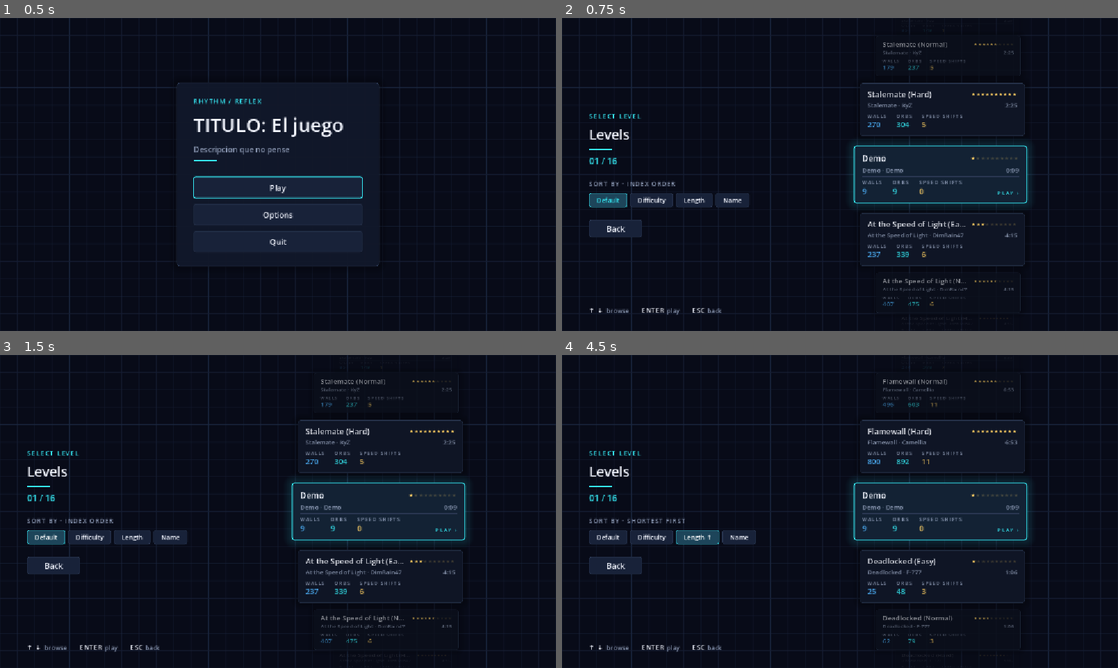
Above: before the commit, frames 1-4 (two rows, left to right).
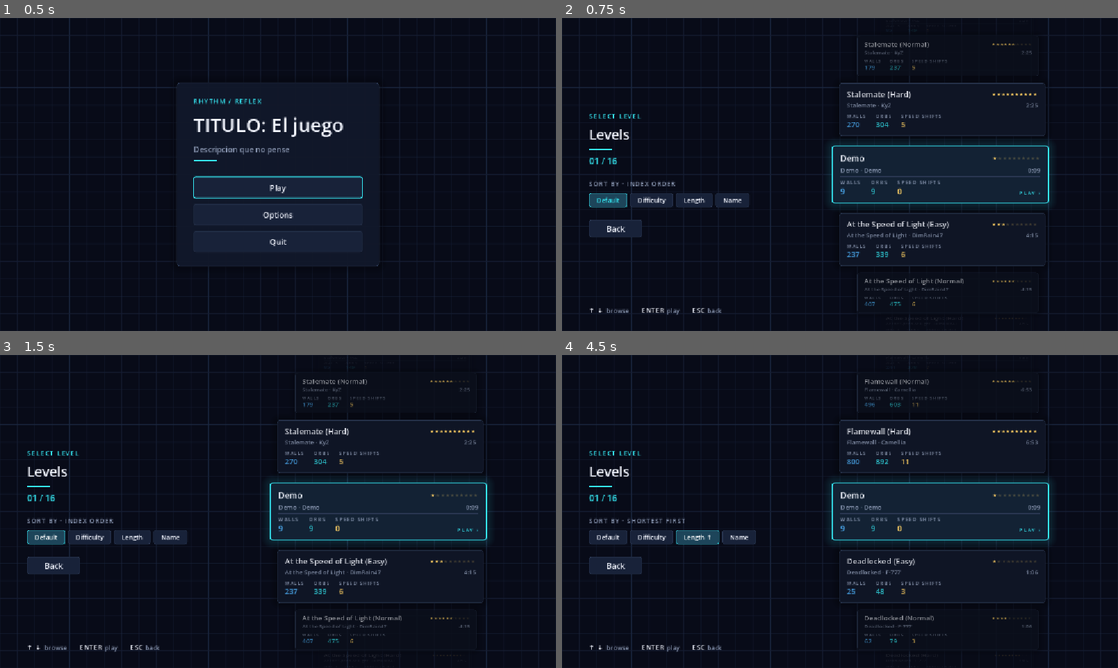
Above: after the commit, the same moments.

Repository: ftambler/godot-rythm-game
Game: Godot game, scene res://scenes/ui/Menu.tscn
The game is run twice, just before and just after one commit, with the same random seed, the same clock (stepped at 60 frames per second) and the same inputs. Sound files missing from this copy of the repository are replaced by a short silence.
Inputs:
- Up to frame 1 (0.5 s): no input
- Up to frame 2 (0.75 s): click "Play" at 0.5 s
- Up to frame 3 (1.5 s): click "Default" at 1.25 s
- Up to frame 4 (4.5 s): click "Difficulty" at 2 s; click "Difficulty ↑" at 2.75 s; click "Difficulty ↓" at 3.5 s; click "Length" at 4.25 s

Frame 1 is identical in both runs. In frame 2, 3.8% of the frame differs, in the area x 48-88%, y 6-94%; in frame 3, 3.8%; in frame 4, 3.6%.

Commit message:
Made level card wider

Diff:
--- a/scenes/ui/LevelCard.tscn
+++ b/scenes/ui/LevelCard.tscn
@@ -3,7 +3,7 @@
 [ext_resource type="Script" path="res://scripts/LevelCard.gd" id="1_card"]
 
 [node name="LevelCard" type="PanelContainer"]
-custom_minimum_size = Vector2(360, 0)
+custom_minimum_size = Vector2(450, 0)
 offset_right = 360.0
 offset_bottom = 120.0
 script = ExtResource("1_card")
